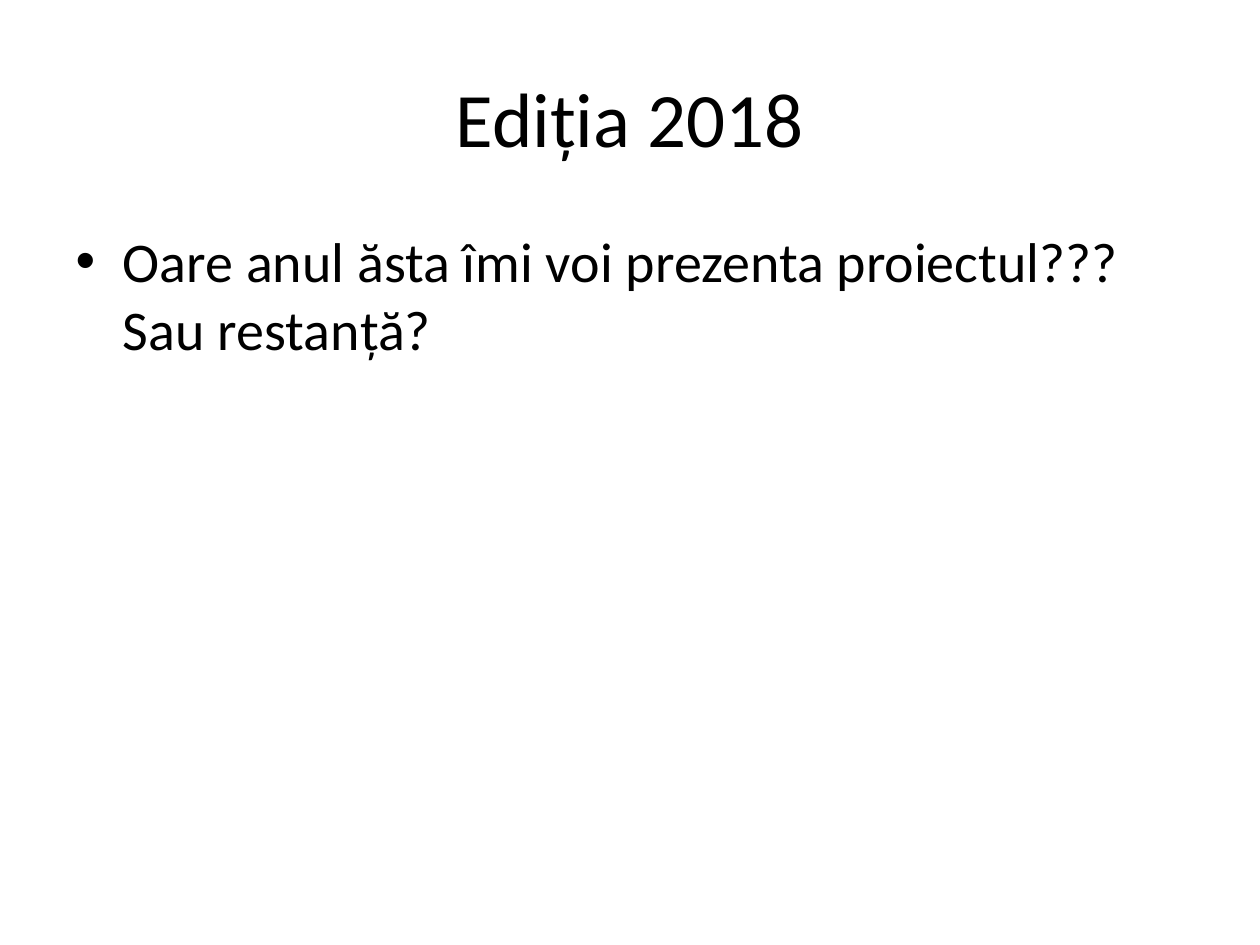
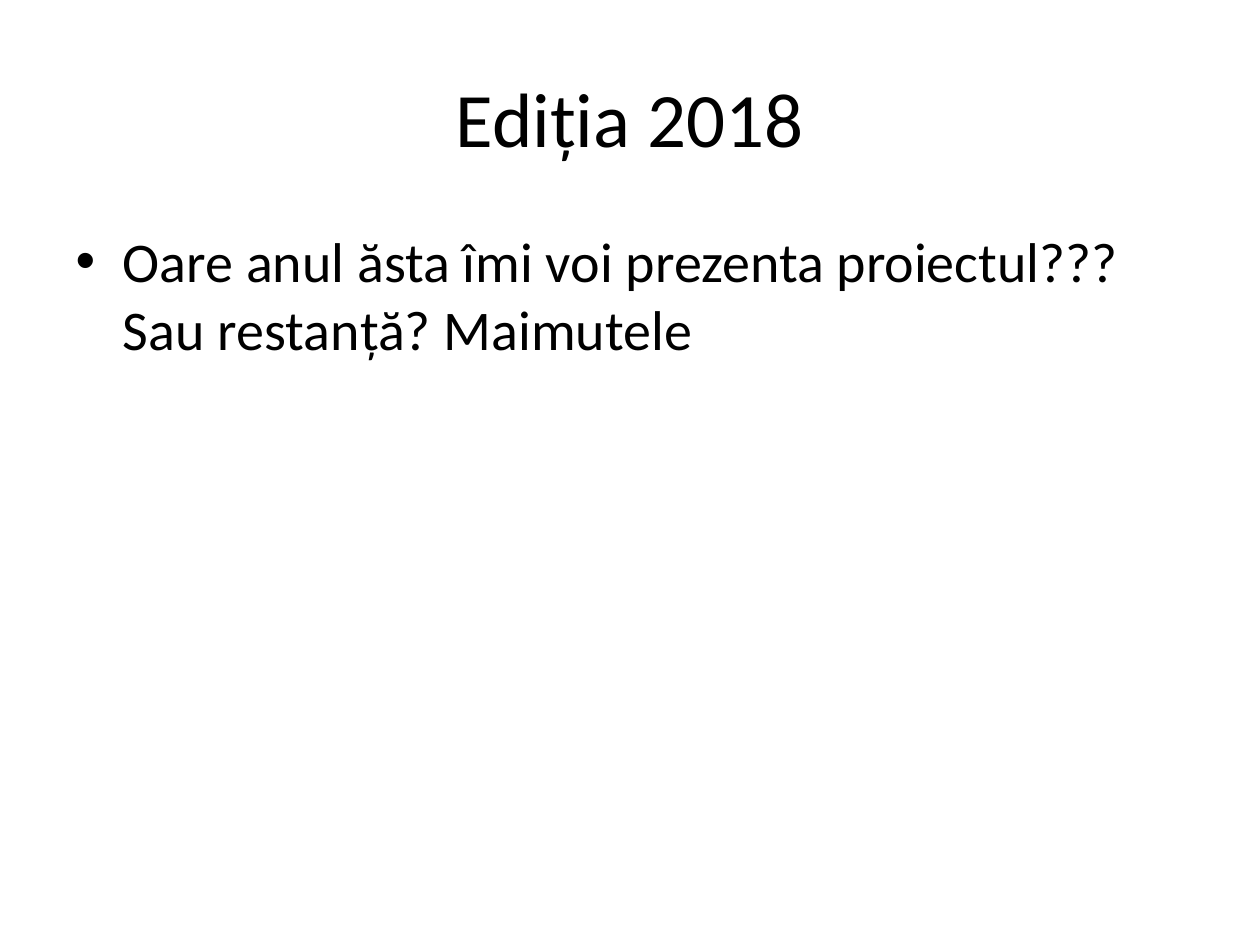
Before and after one commit to BogdanKandra/romanian-information-retrieval-system, a slide deck: slide 2 of data/testPPT.pptx. Drawn at 1260x945 pixels with LibreOffice and Linux fonts; fonts in the diff are those of the drawing. Boxes give left, top, right and bottom in pixels: in the first picture for what was removed or moved away, otherwise in the second. Text is boxed around its words. In the diff, an @@ line names an element or a change of style, - is before the commit and + after.

```diff
--- a/data/testPPT.pptx
+++ b/data/testPPT.pptx
@@ text at [123, 243, 1118, 361]: text changed @@
-• Oare anul ăsta îmi voi prezenta proiectul??? Sau restanță?
+• Oare anul ăsta îmi voi prezenta proiectul??? Sau restanță? Maimutele
```
Also in this commit, not shown: 1 other file.
